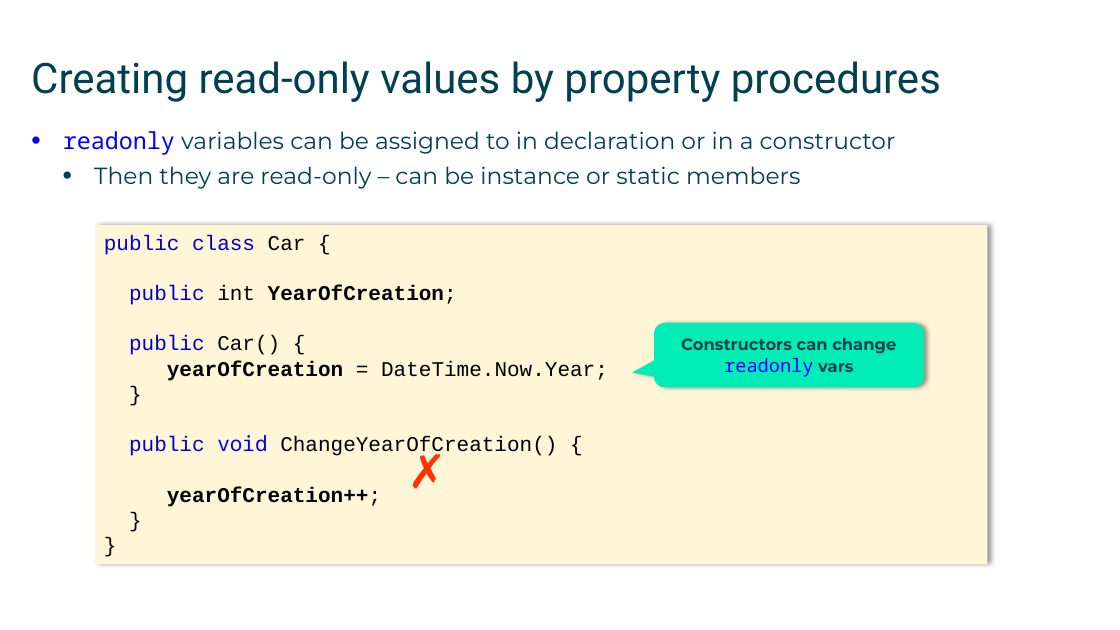
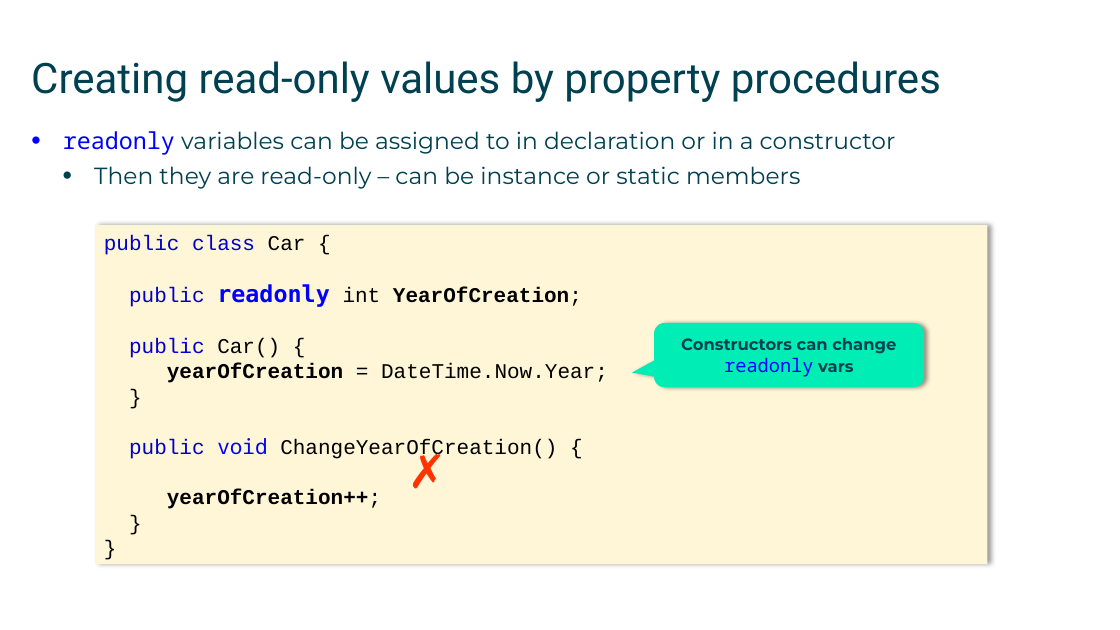
Before and after one commit to mikebaradaran/csharp, a slide deck: slide 10 of 03-Static fields and methods.pptx. Drawn at 1120x630 pixels with LibreOffice and Linux fonts; fonts in the diff are those of the drawing. Boxes give left, top, right and bottom in pixels: in the first picture for what was removed or moved away, otherwise in the second. Text is boxed around its words. In the diff, an @@ line names an element or a change of style, - is before the commit and + after.

```diff
--- a/03-Static fields and methods.pptx
+++ b/03-Static fields and methods.pptx
@@ text in rectangle at [129,284,582,307]: text changed @@
-public int YearOfCreation;
+public readonly int YearOfCreation;
```
Also in this commit, not shown: 3 other slides changed, 2 other files.
